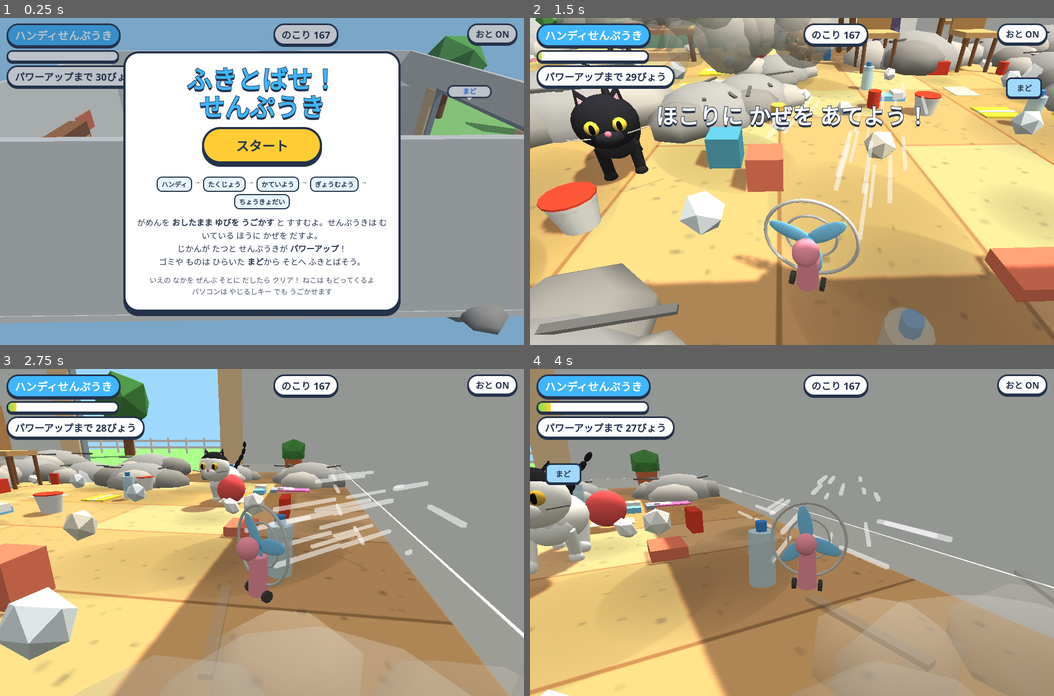
Above: before the commit, frames 1-4 (two rows, left to right).
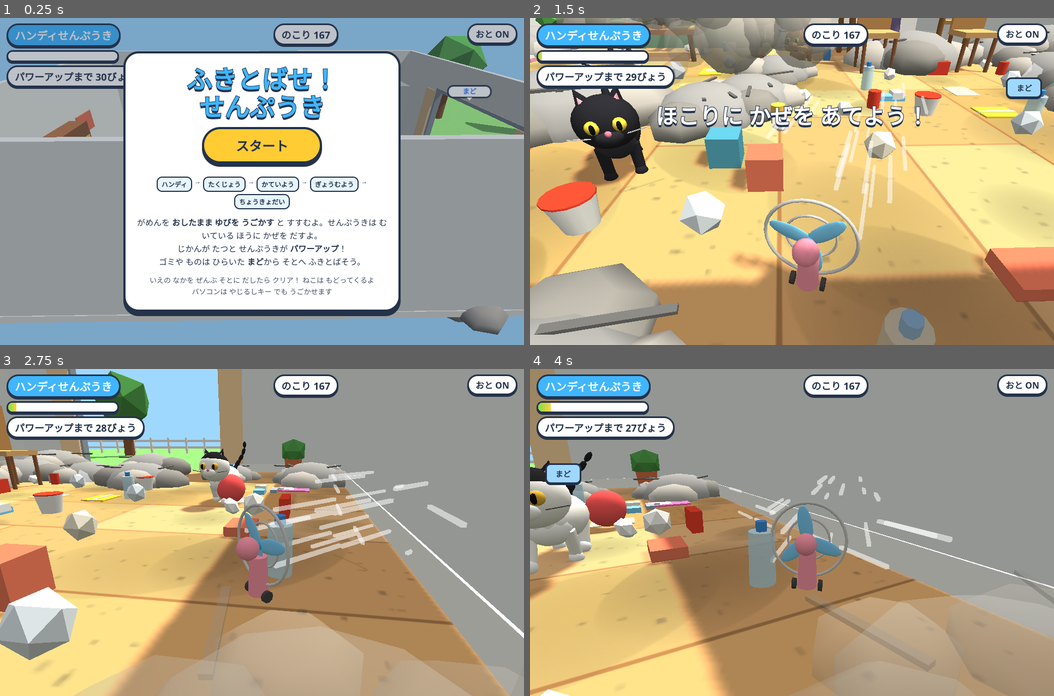
Above: after the commit, the same moments.

Repository: complerseinfo-png/game
Game: browser game, page fan/index.html
The game is run twice, just before and just after one commit, with the same random seed, the same clock (stepped at 60 frames per second) and the same inputs.
Inputs:
- Up to frame 1 (0.25 s): no input
- Up to frame 2 (1.5 s): click "スタート" at 0.27 s; hold Right from 1.03 s (still down); tap Space at 1.1 s
- Up to frame 3 (2.75 s): release Right at 1.53 s; hold Down 1.58-1.85 s; tap Space at 1.6, 2.1, 2.6 s; hold Left 1.9-2.47 s; hold Up from 2.52 s (still down)
- Up to frame 4 (4 s): release Up at 2.82 s; hold Right 2.87-3.53 s; tap Space at 3.1, 3.6 s; hold Up 3.58-3.82 s; hold Left from 3.87 s (still down)

The runs differ from the first frame. In frame 1, less than 0.1% of the frame differs, in the area x 92-97%, y 34-36%; in frame 2, 0.7%, in the area x 1-100%, y 9-83%; in frame 3, 0.3%; in frame 4, 0.2%.

Commit message:
fan: lighter rendering (auto quality drop on slow devices, smaller shadow map, no shadows for small trash)
Co-Authored-By: Claude Opus 5.5 <noreply@anthropic.com>
Claude-Session: https://claude.ai/code/session_013BDtbipzgeay626yBH3NvG

Diff:
--- a/fan/index.html
+++ b/fan/index.html
@@ -117,7 +117,8 @@
 // ---------- renderer / scene ----------
 const canvas=$('c');
 const renderer=new THREE.WebGLRenderer({canvas,antialias:true});
-renderer.setPixelRatio(Math.min(2,window.devicePixelRatio||1));
+let quality=Math.min(1.5,window.devicePixelRatio||1); // drawing detail; lowered automatically on slow devices
+renderer.setPixelRatio(quality);
 renderer.shadowMap.enabled=true;renderer.shadowMap.type=THREE.PCFSoftShadowMap;
 const scene=new THREE.Scene();
 scene.background=new THREE.Color(0x9fd8ff);
@@ -126,7 +127,7 @@
 addEventListener('resize',resize);resize();
 scene.add(new THREE.HemisphereLight(0xffffff,0x8a8a7a,0.8));
 const sun=new THREE.DirectionalLight(0xfff6e0,0.7);
-sun.position.set(14,26,8);sun.castShadow=true;sun.shadow.mapSize.set(2048,2048);
+sun.position.set(14,26,8);sun.castShadow=true;sun.shadow.mapSize.set(1024,1024);
 Object.assign(sun.shadow.camera,{left:-26,right:30,top:20,bottom:-20,near:1,far:80});sun.shadow.bias=-0.0008;
 scene.add(sun);
 
@@ -285,6 +286,7 @@
 const WOBS=new Map(); // furniture item -> its static obstacles
 const OBS2IT=new Map();
 function newItem(kind,weight,x,z,y,r,lift,g,o={}){
+  if(weight<=3)g.traverse(n=>{if(n.isMesh){n.castShadow=false}});
   const it=Object.assign({kind,weight,x,z,y,vx:0,vz:0,vy:0,r,lift,g,rest:0.3,ground:true,step:0.12,out:false,static:false,
     roll:false,count:weight>=2,battery:weight<=4,moved:false,expo:0,windT:0,spin:0,ox:x,oz:z,tall:1.2},o);
   g.position.set(x,y+lift,z);items.push(it);return it;
@@ -1142,11 +1144,23 @@
 // ---------- start ----------
 resetWorld();
 state='menu';camSnap=true;
+const perf={t:0,n:0,step:0};let last0=performance.now();
 let last=performance.now();
 function frame(now){
+  last0=last;
   const dt=Math.min(1/30,(now-last)/1000);last=now;
   if(!document.hidden){
     update(dt/2);update(dt/2);sync(dt);renderer.render(scene,camera);
+    perf.t+=now-last0;perf.n++;
+    if(perf.n>=90){ // every ~1.5 s
+      const avg=perf.t/perf.n;perf.t=0;perf.n=0;
+      if(avg>26&&perf.step<3){
+        perf.step++;
+        if(perf.step===1){quality=Math.max(1,quality*0.8);renderer.setPixelRatio(quality);resize()}
+        else if(perf.step===2){renderer.shadowMap.enabled=false;scene.traverse(n=>{if(n.material){const m=Array.isArray(n.material)?n.material:[n.material];m.forEach(x=>x.needsUpdate=true)}})}
+        else{quality=Math.max(0.75,quality*0.8);renderer.setPixelRatio(quality);resize()}
+      }
+    }
     if(!frame.shown){frame.shown=true;$('loading').hidden=true;$('menu').hidden=false}
   }
   requestAnimationFrame(frame);
Binary file added: lowq.png
